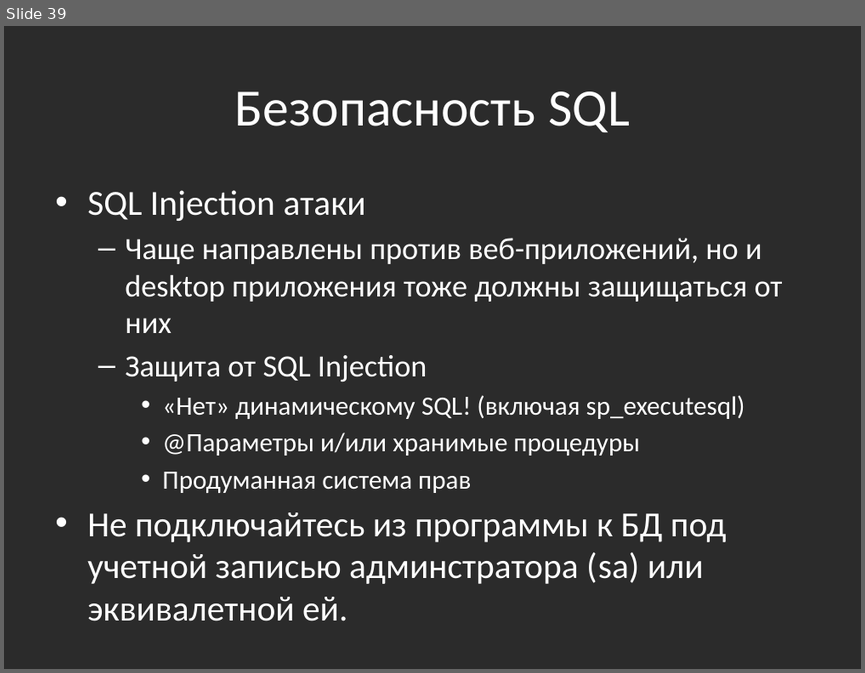
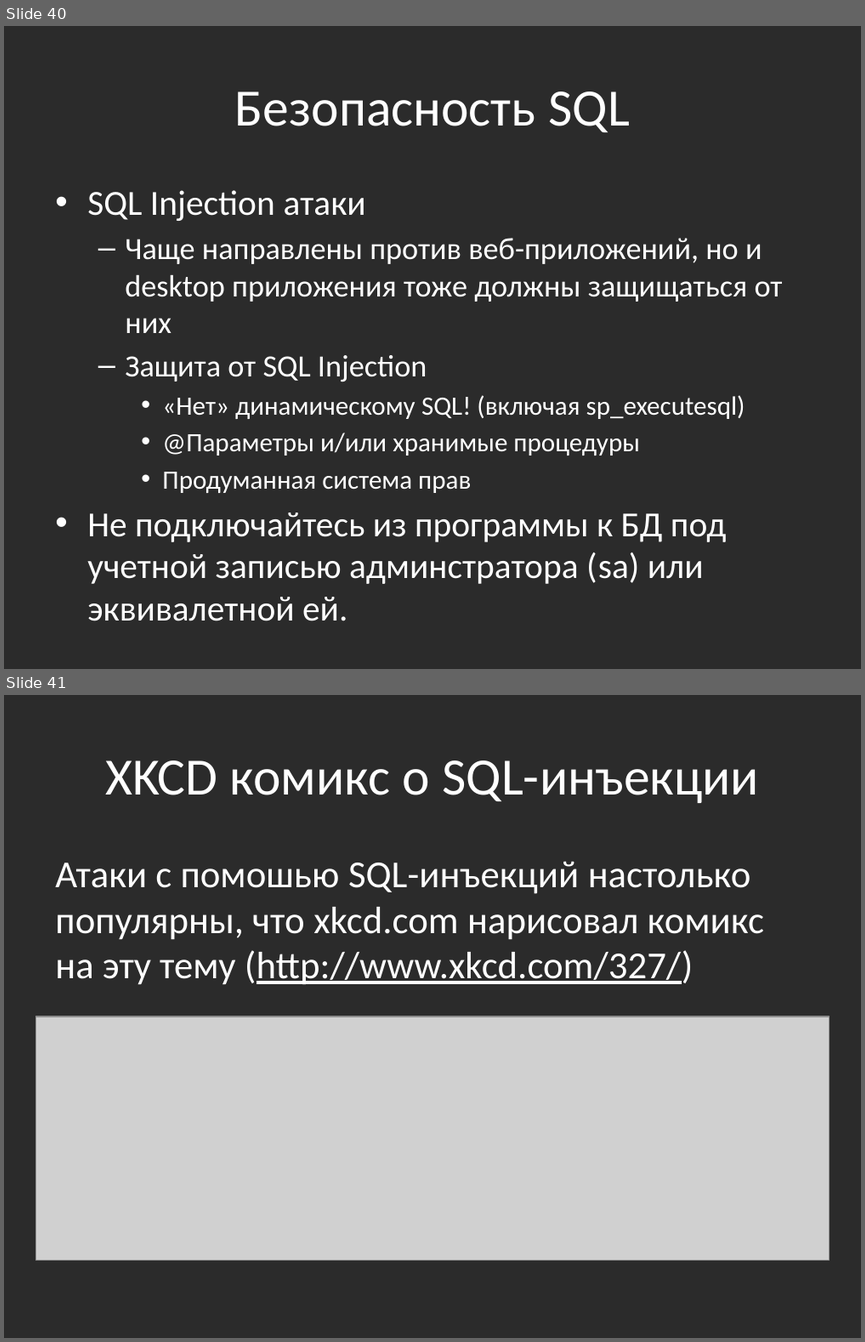
Before and after one commit to bazile/Training, a slide deck: Presentation/lesson-10-adonet.pptx. Shown one above the other, each under a label of ours: slide 39 before the commit, slides 40 and 41 after it. The pictures are 865x673 and 865x1342 pixels, drawn with LibreOffice and Linux fonts; fonts in the diff are those of the drawing; grey boxes stand for pictures; background and template pictures are left out; a plain dark background stands for a picture behind light text. Boxes give left, top, right and bottom in pixels: in the first picture for what was removed or moved away, otherwise in the second. Text is boxed around its words. In the diff, an @@ line names an element or a change of style, - is before the commit and + after.

```diff
--- a/Presentation/lesson-10-adonet.pptx
+++ b/Presentation/lesson-10-adonet.pptx
@@ slide 41 added at [4, 695, 861, 1338], background picture (left out) @@
@@ title added at [105, 760, 759, 803], 44 pt, text #FFFFFF @@
+XKCD комикс о SQL-инъекции
@@ text added at [55, 861, 765, 985], 32 pt, text #FFFFFF @@
+Атаки с помошью SQL-инъекций настолько популярны, что xkcd.com нарисовал комикс на эту тему (http://www.xkcd.com/327/)
@@ picture added at [36, 1016, 829, 1260] @@
@@ what was slide 39 is now slide 40 @@
```
Also in this commit, not shown: 1 other slide added, 1 slide removed, 1 other file.
